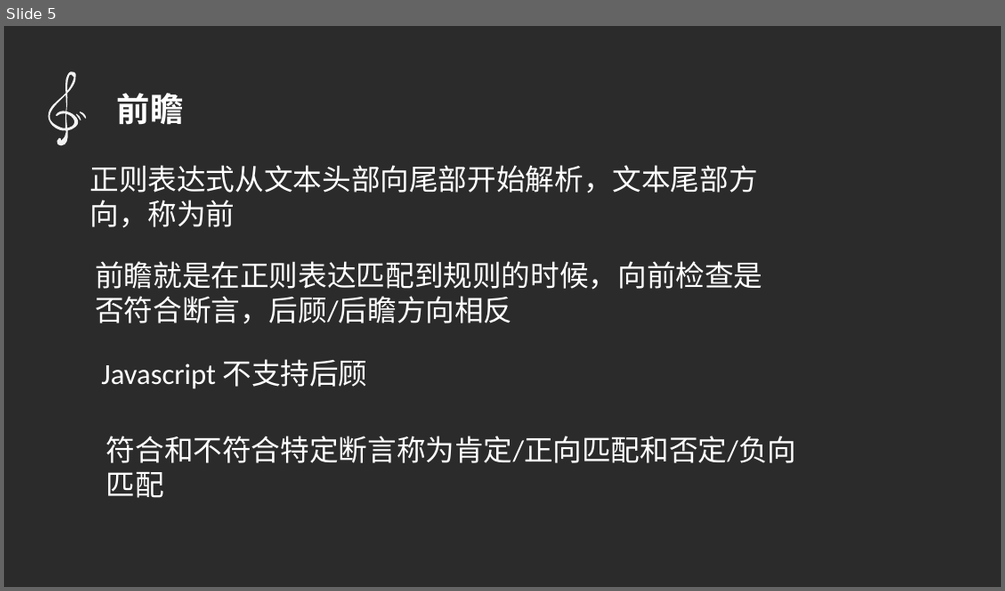
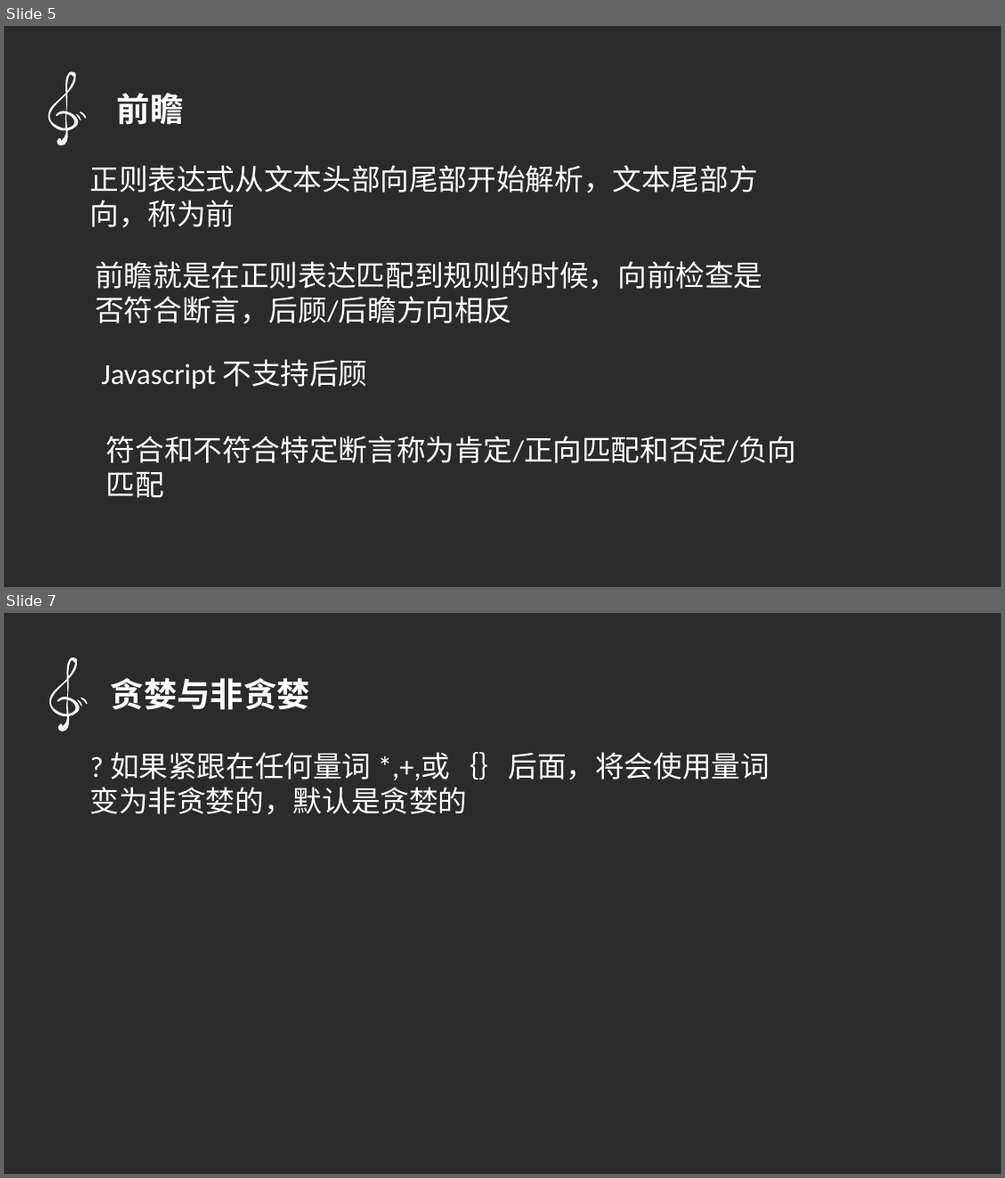
Before and after one commit to qq449245884/chromeTouir, a slide deck: 正则表达式/ppt.pptx. Shown one above the other, each under a label of ours: slide 5 before the commit, slides 5 and 7 after it; the slides between them are not shown. The pictures are 1005x591 and 1005x1178 pixels, drawn with LibreOffice and Linux fonts; fonts in the diff are those of the drawing; background and template pictures are left out; a plain dark background stands for a picture behind light text. Boxes give left, top, right and bottom in pixels: in the first picture for what was removed or moved away, otherwise in the second. Text is boxed around its words. In the diff, an @@ line names an element or a change of style, - is before the commit and + after.

```diff
--- a/正则表达式/ppt.pptx
+++ b/正则表达式/ppt.pptx
@@ slide 7 added at <box>4,613,1001,1174</box>, background picture (left out) @@
@@ freeform shape added at <box>39,653,96,736</box>, fill #F2F2F2 @@
@@ text added at <box>111,678,310,710</box>, 32 pt, text #FFFFFF, bold @@
+贪婪与非贪婪
@@ freeform shape added at <box>76,699,84,706</box>, fill #F2F2F2 @@
@@ freeform shape added at <box>79,698,89,706</box>, fill #F2F2F2 @@
@@ text added at <box>90,752,769,815</box>, 28 pt, text #FFFFFF @@
+? 如果紧跟在任何量词 *,+,或｛｝后面，将会使用量词变为非贪婪的，默认是贪婪的
```
Also in this commit, not shown: 1 slide changed, 1 other file.
